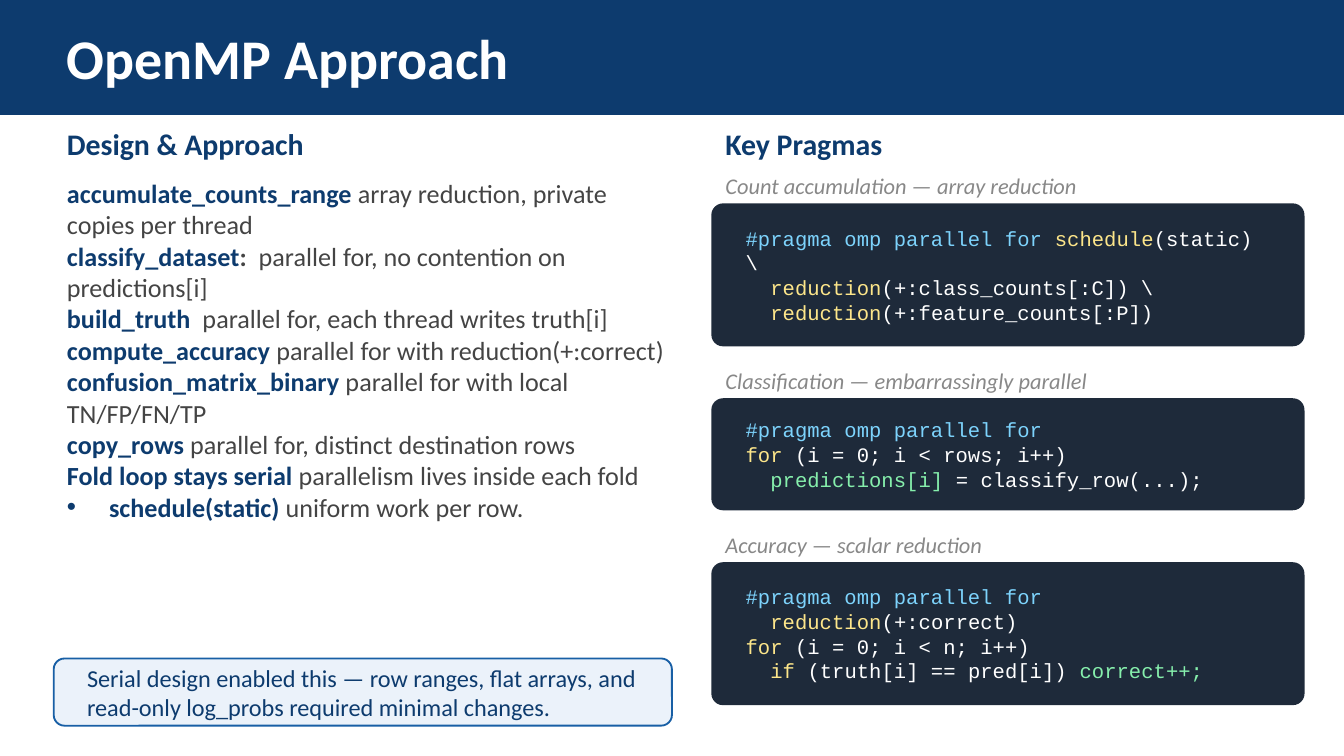
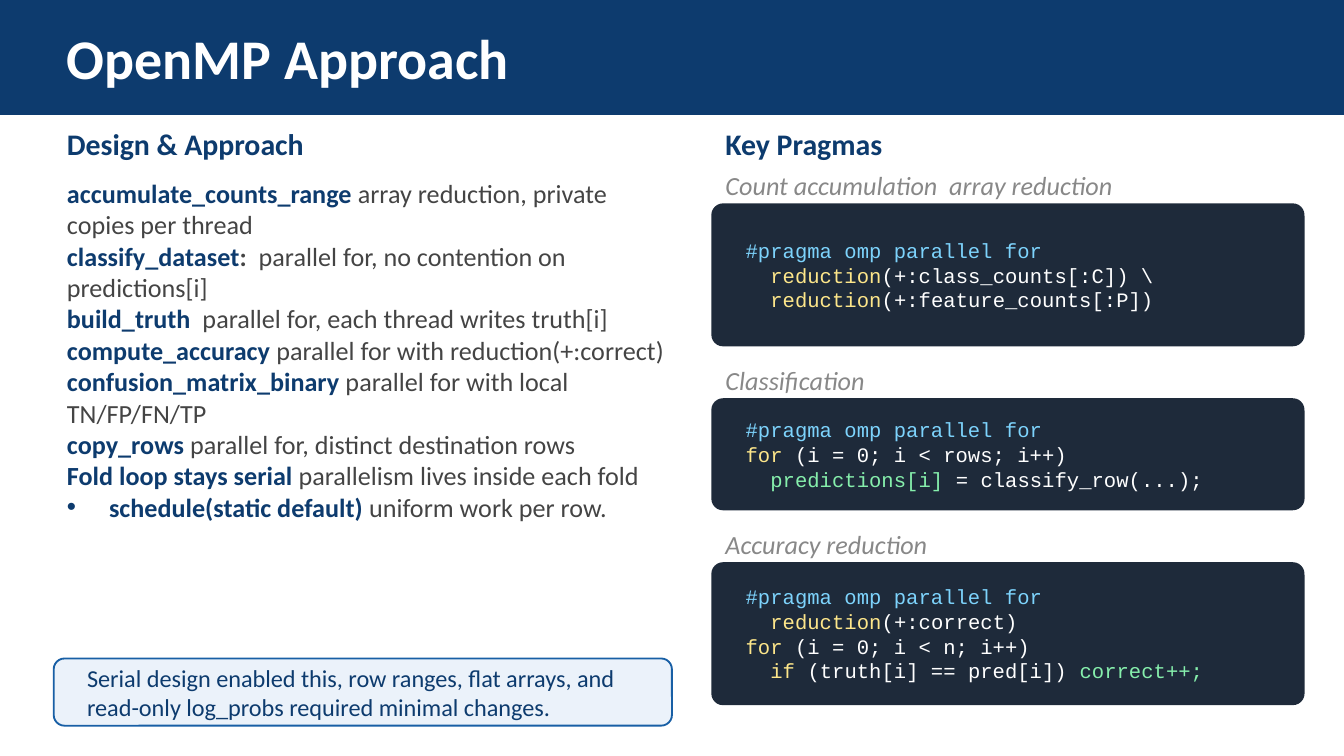
Before and after one commit to jhffmn82/IT388_parallel_processing_bayesian_classifier, a slide deck: slide 6 of IT388_ParallelNaiveBayes_Final.pptx. Drawn at 1344x756 pixels with LibreOffice and Linux fonts; fonts in the diff are those of the drawing. Boxes give left, top, right and bottom in pixels: in the first picture for what was removed or moved away, otherwise in the second. Text is boxed around its words. In the diff, an @@ line names an element or a change of style, - is before the commit and + after.

```diff
--- a/IT388_ParallelNaiveBayes_Final.pptx
+++ b/IT388_ParallelNaiveBayes_Final.pptx
@@ text at [725, 177, 1113, 199]: text changed; size 12 to 14 pt @@
-Count accumulation — array reduction
+Count accumulation array reduction
@@ text at [67, 184, 664, 521]: text changed @@
-• accumulate_counts_range array reduction, private copies per thread
-  classify_dataset: parallel for, no contention on predictions[i]
-  build_truth parallel for, each thread writes truth[i]
-  compute_accuracy parallel for with reduction(+:correct)
-  confusion_matrix_binary parallel for with local TN/FP/FN/TP
-  copy_rows parallel for, distinct destination rows
-  Fold loop stays serial parallelism lives inside each fold
-  schedule(static) uniform work per row.
+• accumulate_counts_range array reduction, private copies per thread
+  classify_dataset: parallel for, no contention on predictions[i]
+  build_truth parallel for, each thread writes truth[i]
+  compute_accuracy parallel for with reduction(+:correct)
+  confusion_matrix_binary parallel for with local TN/FP/FN/TP
+  copy_rows parallel for, distinct destination rows
+  Fold loop stays serial parallelism lives inside each fold
+  schedule(static default) uniform work per row.
@@ text at [746, 243, 1153, 312]: text changed @@
-#pragma omp parallel for schedule(static) \
-reduction(+:class_counts[:C]) \
-reduction(+:feature_counts[:P])
+#pragma omp parallel for
+reduction(+:class_counts[:C]) \
+reduction(+:feature_counts[:P])
@@ text at [725, 372, 864, 393]: text changed; size 12 to 14 pt @@
-Classification — embarrassingly parallel
+Classification
@@ text at [725, 536, 927, 558]: text changed; size 12 to 14 pt @@
-Accuracy — scalar reduction
+Accuracy reduction
@@ text at [87, 670, 614, 720]: text changed @@
-Serial design enabled this — row ranges, flat arrays, and read-only log_probs required minimal changes.
+Serial design enabled this, row ranges, flat arrays, and read-only log_probs required minimal changes.
```
Also in this commit, not shown: 12 other slides changed, 51 other files.
